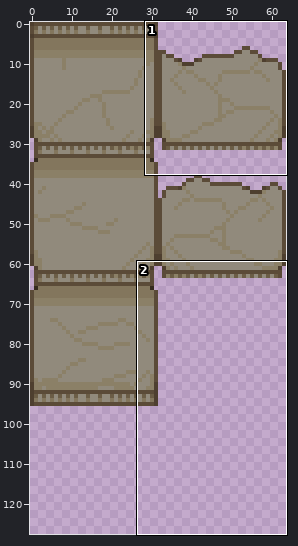
File history of a sprite sheet, UniPlattformer_private/Uni_New_Plattformer.gmx/background/images/bg_temple_pillar.png. Above: a wide view before the commit, with the close-up outlined.
Close-up. Before the commit:
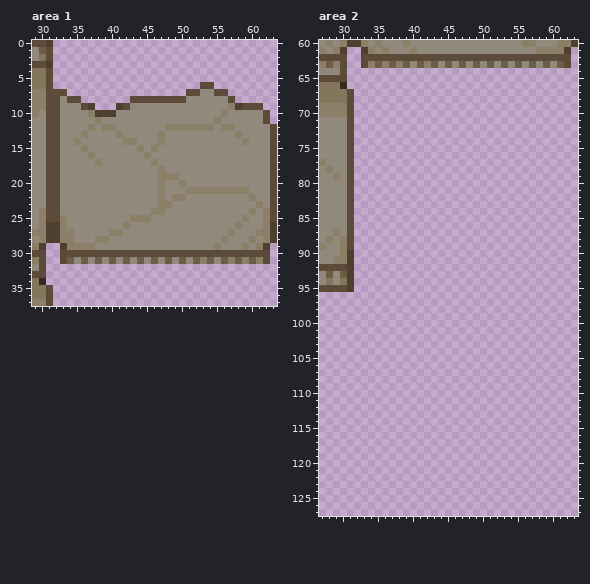
The file is 64x128 pixels. Shown: area 1: x 29..63, y 0..37; area 2: x 27..63, y 60..127.
Once edited:
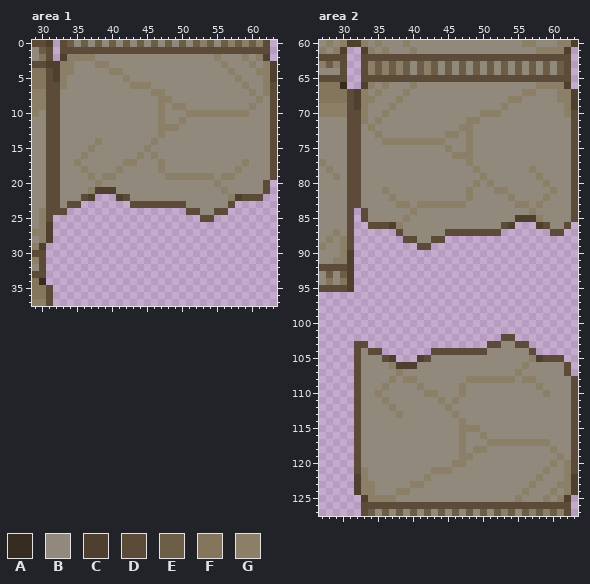
Palette (. is transparent): A #352b1e  B #918a7c  C #4e3f2f  D #5b4b38  E #6b5d46  F #83765d  G #8b8067
The edit:
Changed rows in their new state; - is an unchanged pixel.
Area 1:
first column x 32:
 0 -DEBEBEBEBEBEBEBEBEBEGEBEGEGEGD-
 1 -DDDDDDDDDDDDDDDDDDDDDDDDDDDDDD-
 2 -CGGGGBBBBBBBBBBBBBBBBBGBBBGBGC-
 3 CGGBBBGGBBBBBBBBBBBBBBBBGBBBGBGC
 4 CGGBBBBBGGBBBBBBBBBBBBBBBGBBBGGC
 5 CGBBBBBBBBGBBBBBBBBBBBBBBBGBBBGC
 6 DGBBBBBBBBBGGGBBBBBBBBBBBBBGBBGD
 7 -BBBBBBBBBBBBBGGBBBBB--BBBBBGBGD
 8 --BBBBBBBBBBBBBGGBB------BBBBGBD
 9 ----BBBBBBB----G-GG------BBBGBBD
10 -----BBBB------G---GGGGG-GGG--BD
11 ------B--------G--G----B------BD
12 -----B-BB------G--BBBBB-BB------
13 ----B----B----------------B-----
14 ---B--G---BB--GB-----------B----
15 ----BG------BGB-----------------
16 ----GB------GBG-----------------
17 ---G--B---GG--BG-----------G----
18 ----G----G----------------G-----
19 -----G-GG------B--GGGGG-GG------
20 ------G--------B--B----G------D.
21 -----GCCC------B---BBBBB-BBB--D.
22 ----DC...CD----B-BB------GCDDD..
23 --DD.......DDDDDDDD------D......
24 -D.................DD--DD.......
25 .....................DD.........
26 ................................
27 ................................
28 ................................
29 -..............................-
30 -..............................-
31 -..............................-
Area 2:
first column x 32:
 64 -DGEGEGEBEGEBEBEBEBEBEBEBEBEBED-
 65 -DDDDDDDDDDDDDDDDDDDDDDDDDDDDDD-
 66 -CGBGBBBGBBBBBBBBBBBBBBBBBGGGGC-
 67 CGBGBBBGBBBBBBBBBBBBBBBBGGBBBGGC
 68 CGGBBBGBBBBBBBBBBBBBBBGGBBBBBGGC
 69 CGBBBGBBBBBBBBBBBBBBBGBBBBBBBBGC
 70 DGBBGBBBBBBBBBBBBBGGGBBBBBBBBBGD
 71 DGBGBBBBBBBBBBBBGGBBBBBBBBBBBBBD
 72 DBGBBBBBBBBBBBBGGBBBBBBBBBBBBBBD
 73 DBBGBBBBBBBBBGGBGBBBBBBBBBBBBBBD
 74 DBBBGGGGGGGGGBBBGBBBBBBBBBBBBBBD
 75 DBBBBBBBBBBBBGBBGBBBBBBBBBBBBBBD
 76 DBBBBBBBBBBBBBGGGBBBBBBBBBBBBBBD
 77 DBBBBBBBBBBBBBBBGBBBBBBBBBBBBBBD
 78 DBBBBBBBBBBBBBBBBGBBBBBBBGBBBBBD
 79 DBBBBBBBBBBBBBBBBBGBBBBBBBGBBBBD
 80 DBBBBBBBBBBBBBBBBGBGBBBBBBBGBBBD
 81 DBBBGBBBBBBBBBBBGBBBGGBBBBBBGBBD
 82 DBBBBGBBBBBBBBBBGBBBBBGBBBBGBBBD
 83 DBBBBBGGBGGGGGGGBBBBBBBGGBGBBBBD
 84 -DBBBBBBGBBBBBBBBBBBBBBBBGBBBBBD
 85 -DBBBBBGBBBBBBBBBBBBBBBCCCGBBBBD
 86 --DDDCGBBBBBBBBBBBBBBDC---CDBBD-
 87 ------DBBBBBBDDDDDDDD-------DD--
 88 -------DDBBDD-------------------
 89 ---------DD---------------------
first column x 32:
102 ---------------------DD---------
103 DD-----------------DDBBDD-------
104 DBDD-------DDDDDDDDBBBBBBD------
105 DBBBDC---CDBBBBBBBBBBBBBBGCDDD--
106 DBBBBGCCCBBBBBBBBBBBBBBBGBBBBBD-
107 DBBBBBGBBBBBBBBBBBBBBBBGBBBBBBD-
108 DBBBBGBGGBBBBBBBGGGGGGGBGGBBBBBD
109 DBBBGBBBBGBBBBBGBBBBBBBBBBGBBBBD
110 DBBGBBBBBBGGBBBGBBBBBBBBBBBGBBBD
111 DBBBGBBBBBBBGBGBBBBBBBBBBBBBBBBD
112 DBBBBGBBBBBBBGBBBBBBBBBBBBBBBBBD
113 DBBBBBGBBBBBBBGBBBBBBBBBBBBBBBBD
114 DBBBBBBBBBBBBBBGBBBBBBBBBBBBBBBD
115 DBBBBBBBBBBBBBBGGGBBBBBBBBBBBBBD
116 DBBBBBBBBBBBBBBGBBGBBBBBBBBBBBBD
117 DBBBBBBBBBBBBBBGBBBGGGGGGGGGBBBD
118 DBBBBBBBBBBBBBBGBGGBBBBBBBBBGBBD
119 DBBBBBBBBBBBBBBGGBBBBBBBBBBBBGBD
120 DBBBBBBBBBBBBBGGBBBBBBBBBBBBGBGD
121 DGBBBBBBBBBGGGBBBBBBBBBBBBBGBBGD
122 CGBBBBBBBBGBBBBBBBBBBBBBBBGBBBGC
123 CGGBBBBBGGBBBBBBBBBBBBBBBGBBBGGC
124 CGGBBBGGBBBBBBBBBBBBBBBBGBBBGBGC
125 -CGGGGBBBBBBBBBBBBBBBBBGBBBGBGC-
126 -DDDDDDDDDDDDDDDDDDDDDDDDDDDDDD-
127 -DEBEBEBEBEBEBEBEBEBEGEBEGEGEGD-
